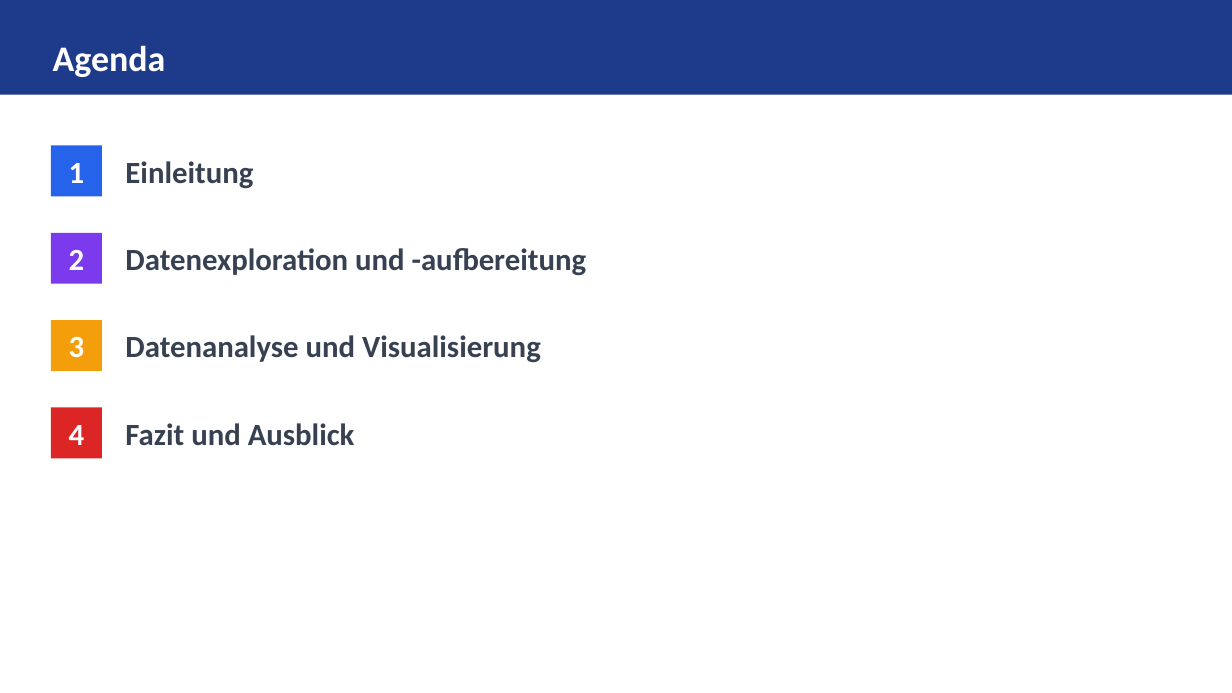
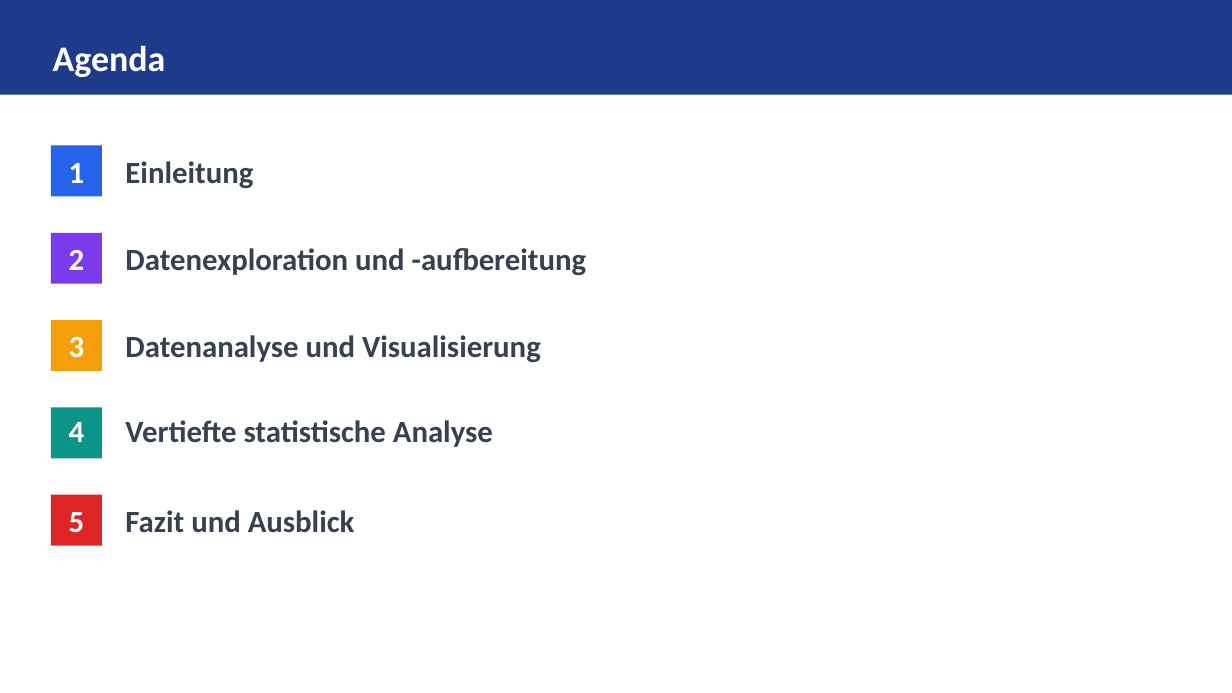
Before and after one commit to eufunk/arbeitsmarkt-regensburg, a slide deck: slide 2 of Dok/Projektpraesentation.pptx. Drawn at 1232x693 pixels with LibreOffice and Linux fonts; fonts in the diff are those of the drawing. Boxes give left, top, right and bottom in pixels: in the first picture for what was removed or moved away, otherwise in the second. Text is boxed around its words. In the diff, an @@ line names an element or a change of style, - is before the commit and + after.

```diff
--- a/Dok/Projektpraesentation.pptx
+++ b/Dok/Projektpraesentation.pptx
@@ text "4" at (x1=69, y1=422, x2=85, y2=442): vertical alignment middle to top @@
@@ rectangle added at (x1=51, y1=407, x2=102, y2=458), fill #0D9488 @@
@@ text added at (x1=125, y1=420, x2=493, y2=447), 24 pt, text #374151, bold @@
+Vertiefte statistische Analyse
@@ rectangle moved from (x1=51, y1=407, x2=102, y2=458) to (x1=51, y1=494, x2=102, y2=545) @@
@@ text "Fazit und Ausblick" moved from (x1=125, y1=423, x2=355, y2=446) to (x1=125, y1=510, x2=355, y2=533) @@
@@ text added at (x1=69, y1=512, x2=85, y2=533), 24 pt, text #FFFFFF, bold @@
+5
```
Also in this commit, not shown: 10 other slides changed, 9 slides added, 21 other files.
